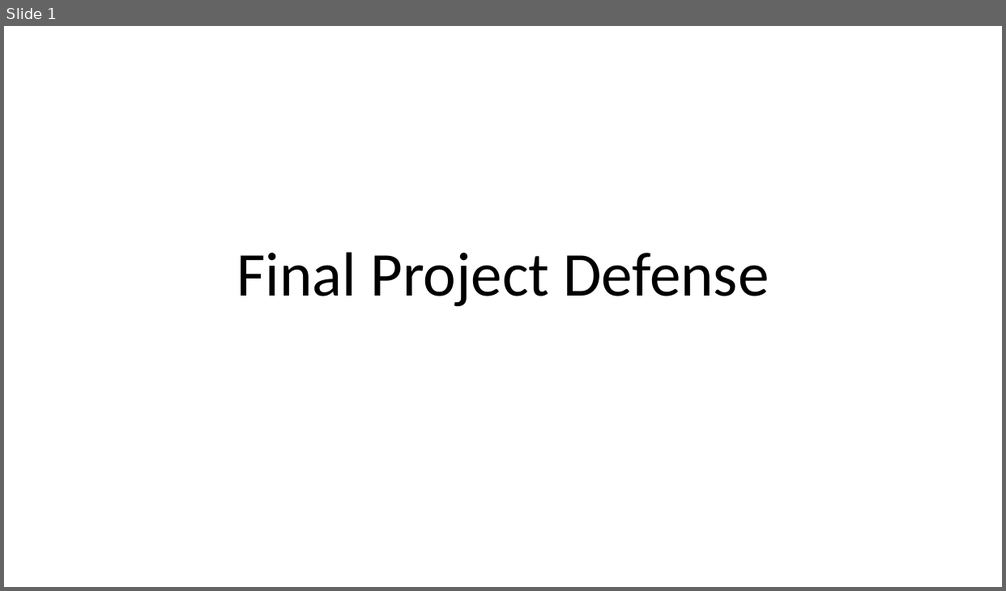
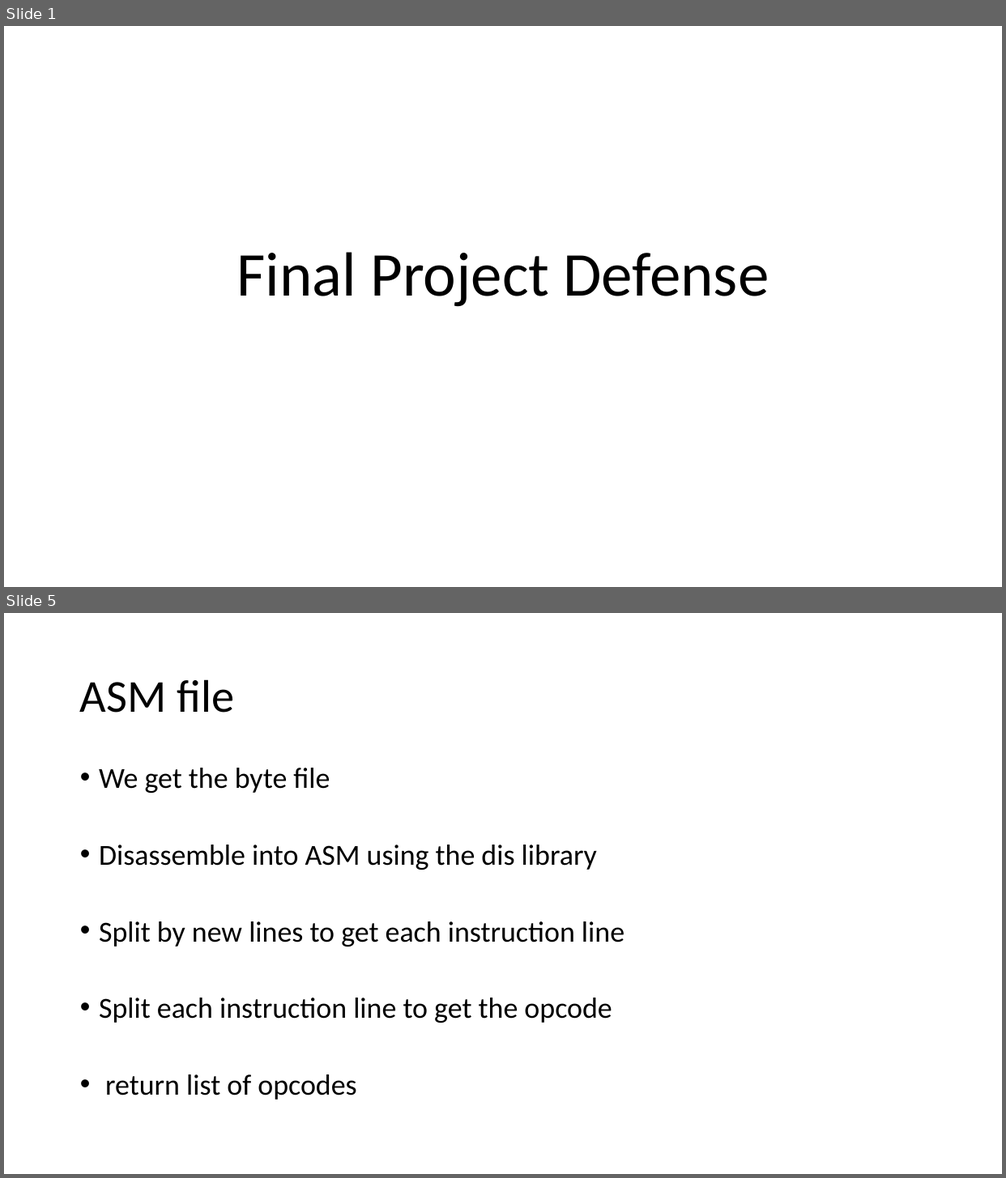
Before and after one commit to jgmuir/CSCE689_Team, a slide deck: defender/DefenderSlides.pptx. Shown one above the other, each under a label of ours: slide 1 before the commit, slides 1 and 5 after it; the slides between them are not shown. The pictures are 1006x591 and 1006x1178 pixels, drawn with LibreOffice and Linux fonts; fonts in the diff are those of the drawing. Boxes give left, top, right and bottom in pixels: in the first picture for what was removed or moved away, otherwise in the second. Text is boxed around its words. In the diff, an @@ line names an element or a change of style, - is before the commit and + after.

```diff
--- a/defender/DefenderSlides.pptx
+++ b/defender/DefenderSlides.pptx
@@ slide 5 added at (4, 613, 1002, 1174), background #FFFFFF @@
@@ title added at (80, 679, 235, 713), 44 pt, text #000000 @@
+ASM file
@@ text added at (99, 768, 624, 1100), 28 pt, text #000000 @@
+• We get the byte file
+• Disassemble into ASM using the dis library
+• Split by new lines to get each instruction line
+• Split each instruction line to get the opcode
+• return list of opcodes
```
Also in this commit, not shown: 2 slides changed, 11 other slides added, 31 slides removed, 1 other file.
